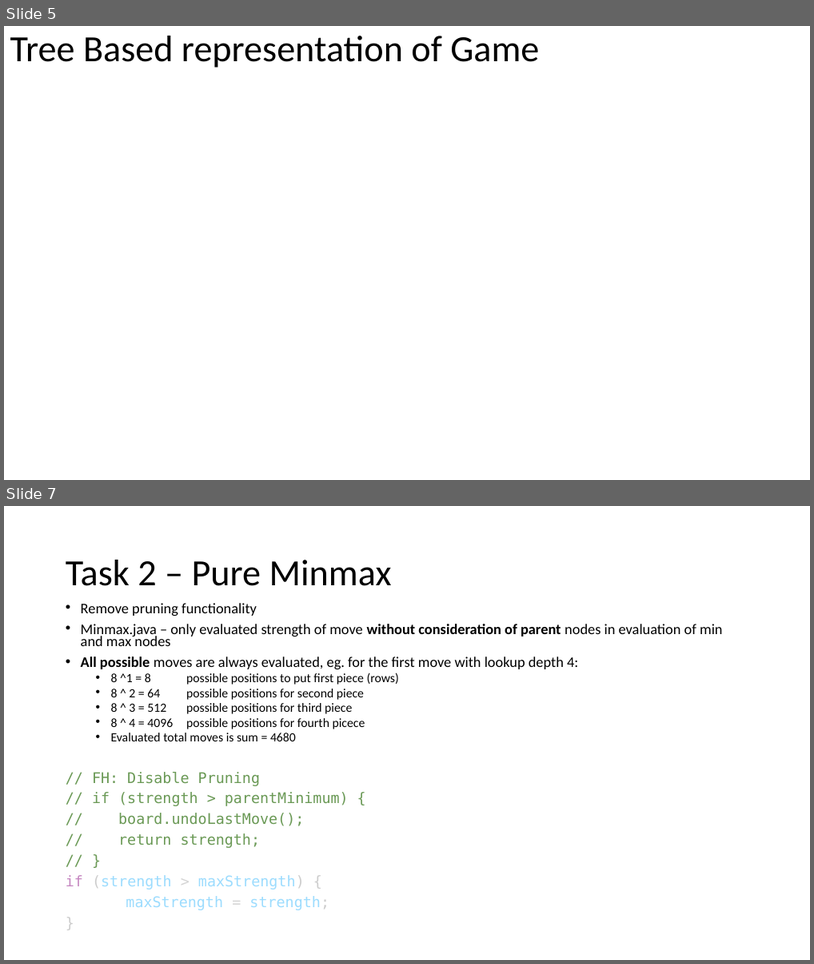
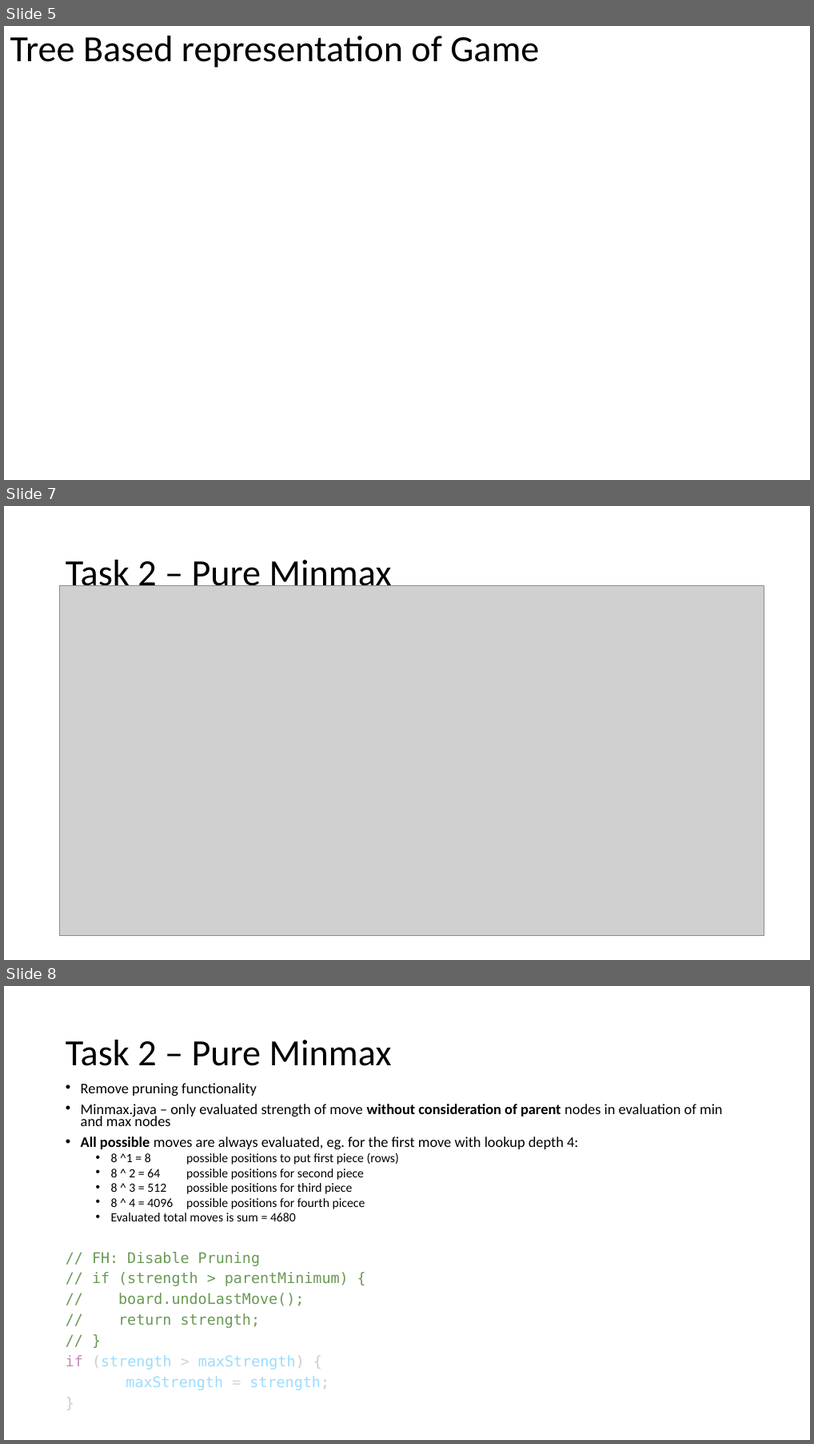
Before and after one commit to XaverB/connect-four, a slide deck: doc/ConnectFourPresentationDraft.pptx. Shown one above the other, each under a label of ours: slides 5 and 7 before the commit, slides 5, 7 and 8 after it; the slides between them are not shown. The pictures are 814x964 and 814x1444 pixels, drawn with LibreOffice and Linux fonts; fonts in the diff are those of the drawing; grey boxes stand for pictures; background and template pictures are left out. Boxes give left, top, right and bottom in pixels: in the first picture for what was removed or moved away, otherwise in the second. Text is boxed around its words. In the diff, an @@ line names an element or a change of style, - is before the commit and + after.

```diff
--- a/doc/ConnectFourPresentationDraft.pptx
+++ b/doc/ConnectFourPresentationDraft.pptx
@@ slide 7 added at [4,506,810,960], background #FFFFFF @@
@@ title added at [66,560,392,595], 44 pt, text #000000 @@
+Task 2 – Pure Minmax
@@ picture added at [60,586,765,936] @@
@@ what was slide 7 is now slide 8 @@
```
Also in this commit, not shown: 5 slides changed, 12 other slides added.
